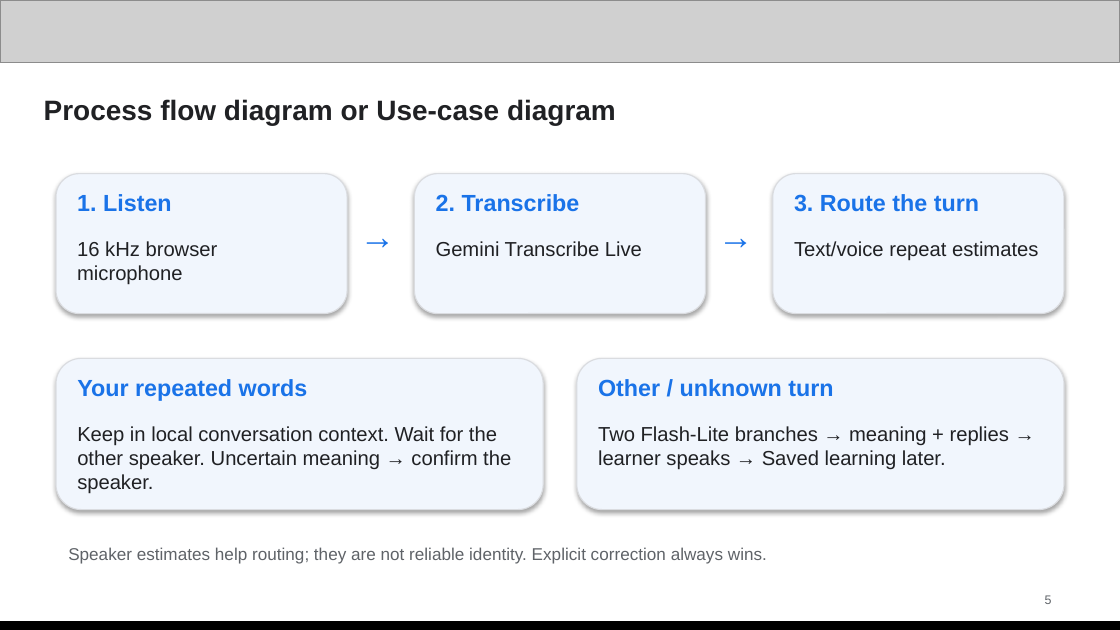
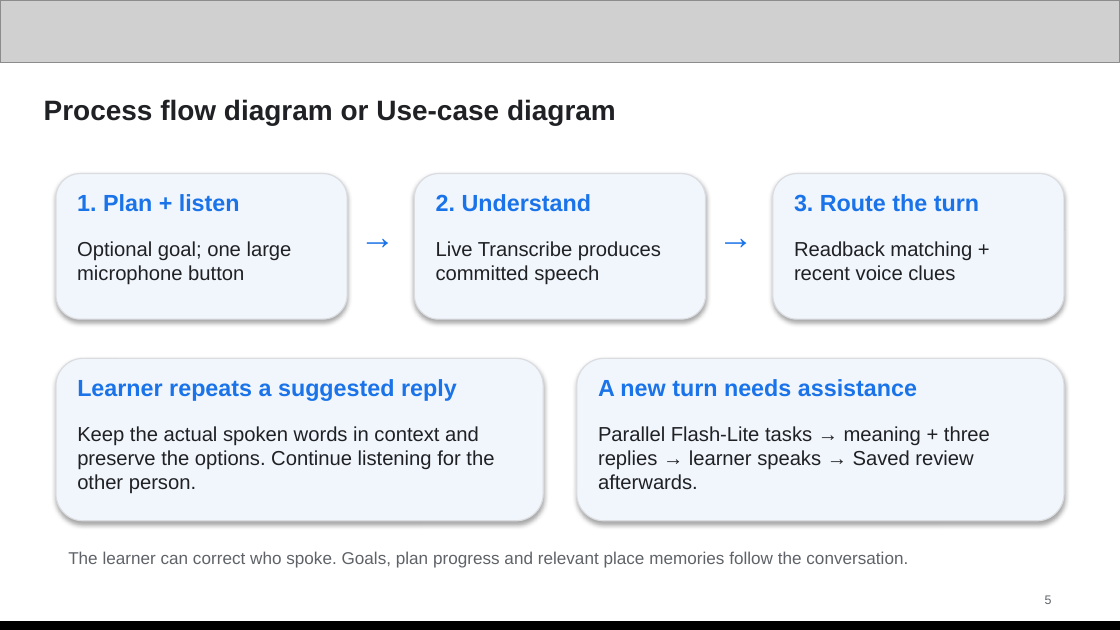
Before and after one commit to U4AR/LingoLive, a slide deck: slide 5 of docs/submission/LingoLive-Pitch-Deck.pptx. Drawn at 1120x630 pixels with LibreOffice and Linux fonts; fonts in the diff are those of the drawing; grey boxes stand for pictures. Boxes give left, top, right and bottom in pixels: in the first picture for what was removed or moved away, otherwise in the second. Text is boxed around its words. In the diff, an @@ line names an element or a change of style, - is before the commit and + after.

Commit message:
Refine Accessibility submission and five-dollar learner cost model

```diff
--- a/docs/submission/LingoLive-Pitch-Deck.pptx
+++ b/docs/submission/LingoLive-Pitch-Deck.pptx
@@ rounded rectangle: place and size @@
-rounded rectangle at bbox=[56, 174, 347, 314]
+rounded rectangle at bbox=[56, 174, 347, 319]
@@ rounded rectangle: place and size @@
-rounded rectangle at bbox=[414, 174, 706, 314]
+rounded rectangle at bbox=[414, 174, 706, 319]
@@ rounded rectangle: place and size @@
-rounded rectangle at bbox=[773, 174, 1064, 314]
+rounded rectangle at bbox=[773, 174, 1064, 319]
@@ text at bbox=[77, 194, 240, 212]: text changed @@
-1. Listen
+1. Plan + listen
@@ text at bbox=[436, 194, 592, 212]: text changed @@
-2. Transcribe
+2. Understand
@@ text at bbox=[77, 241, 292, 285]: text changed @@
-16 kHz browser microphone
+Optional goal; one large microphone button
@@ text at bbox=[436, 241, 661, 285]: text changed @@
-Gemini Transcribe Live
+Live Transcribe produces committed speech
@@ text at bbox=[794, 241, 972, 280]: text changed @@
-Text/voice repeat estimates
+Readback matching + recent voice clues
@@ rounded rectangle: place and size @@
-rounded rectangle at bbox=[56, 358, 543, 510]
+rounded rectangle at bbox=[56, 358, 543, 521]
@@ rounded rectangle: place and size @@
-rounded rectangle at bbox=[577, 358, 1064, 510]
+rounded rectangle at bbox=[577, 358, 1064, 521]
@@ text at bbox=[77, 379, 457, 401]: text changed @@
-Your repeated words
+Learner repeats a suggested reply
@@ text at bbox=[598, 379, 917, 397]: text changed @@
-Other / unknown turn
+A new turn needs assistance
@@ text at bbox=[77, 426, 494, 493]: text changed @@
-Keep in local conversation context. Wait for the other speaker. Uncertain meaning → confirm the speaker.
+Keep the actual spoken words in context and preserve the options. Continue listening for the other person.
@@ text at bbox=[598, 426, 990, 489]: text changed @@
-Two Flash-Lite branches → meaning + replies → learner speaks → Saved learning later.
+Parallel Flash-Lite tasks → meaning + three replies → learner speaks → Saved review afterwards.
@@ text at bbox=[68, 551, 908, 568]: text changed @@
-Speaker estimates help routing; they are not reliable identity. Explicit correction always wins.
+The learner can correct who spoke. Goals, plan progress and relevant place memories follow the conversation.
```
Also in this commit, not shown: 12 other slides changed, 28 other files.
